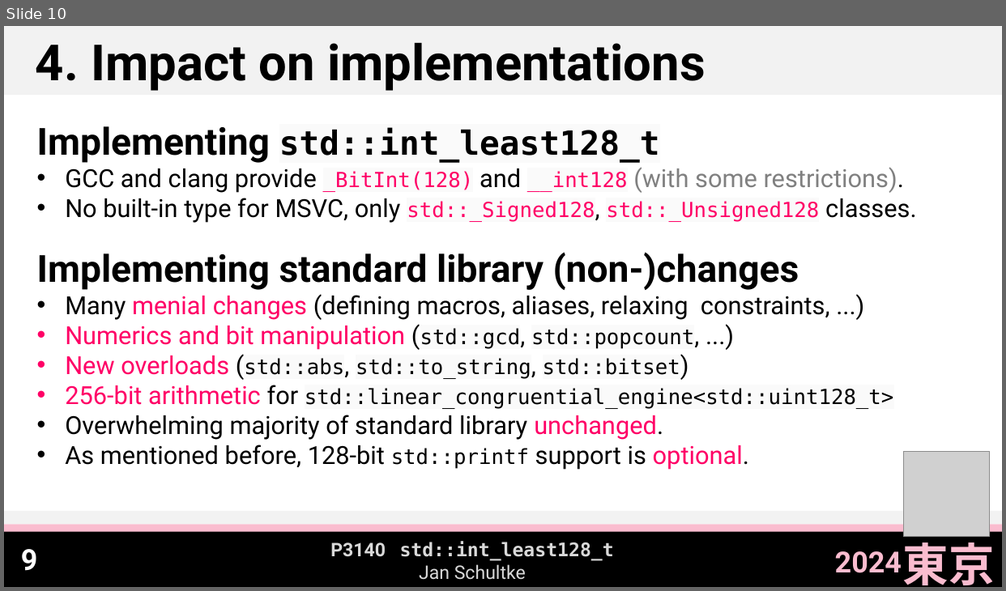
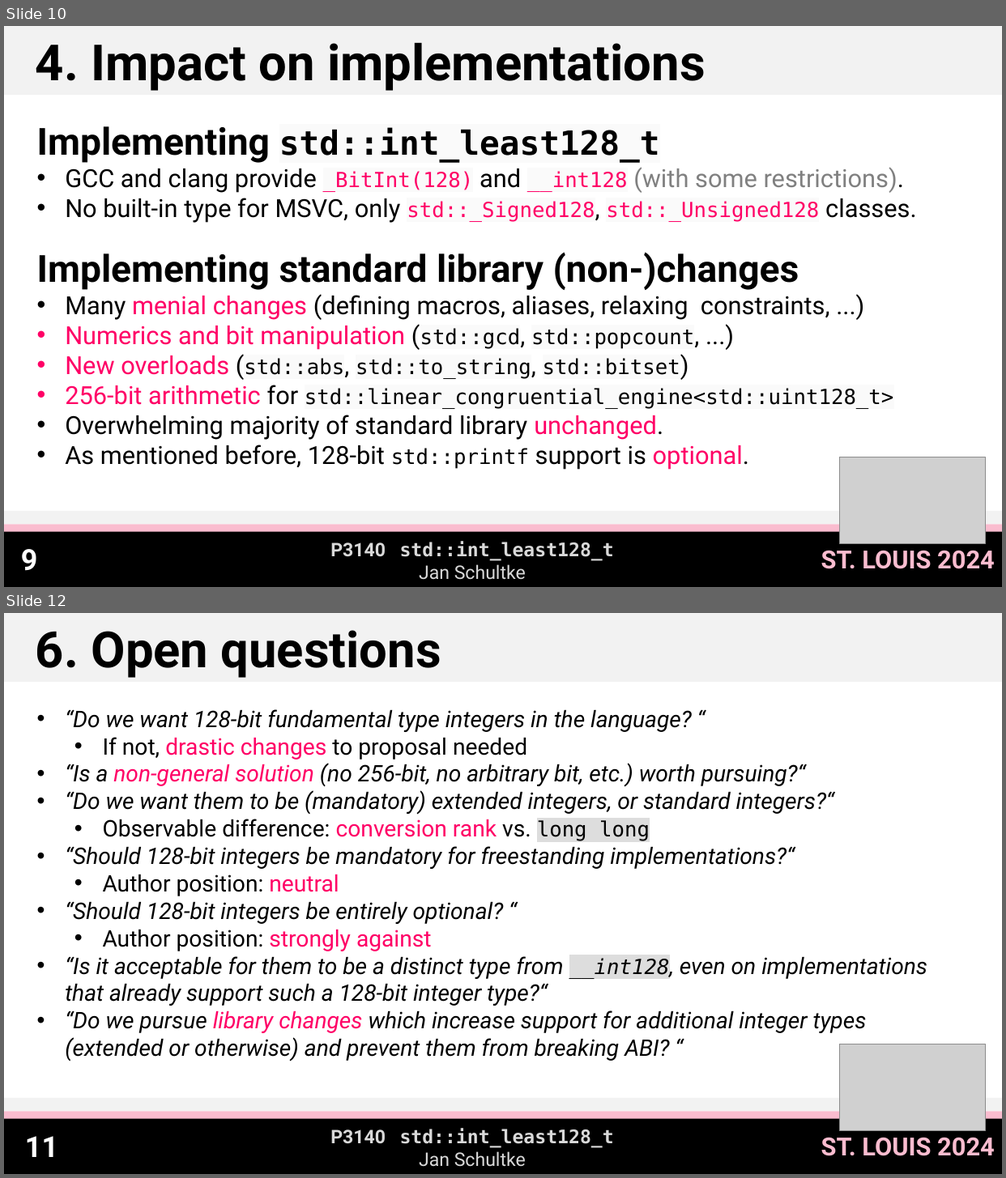
Before and after one commit to Eisenwave/cpp-proposals, a slide deck: slides/p3140-slides.pptx. Shown one above the other, each under a label of ours: slide 10 before the commit, slides 10 and 12 after it; the slides between them are not shown. The pictures are 1006x591 and 1006x1178 pixels, drawn with LibreOffice and Linux fonts; fonts in the diff are those of the drawing; grey boxes stand for pictures. Boxes give left, top, right and bottom in pixels: in the first picture for what was removed or moved away, otherwise in the second. Text is boxed around its words. In the diff, an @@ line names an element or a change of style, - is before the commit and + after.

Commit message:
update P3140 slides for St. Louis

```diff
--- a/slides/p3140-slides.pptx
+++ b/slides/p3140-slides.pptx
@@ slide 12 added at <box>4,613,1002,1174</box>, background #FFFFFF @@
@@ rectangle added at <box>4,613,1002,682</box>, fill #F2F2F2 @@
@@ text added at <box>36,630,441,678</box>, 48 pt, text #000000, bold @@
+6. Open questions
@@ text added at <box>65,709,927,1062</box>, 22 pt, text #000000, italic @@
+• “Do we want 128-bit fundamental type integers in the language? “
+  • If not, drastic changes to proposal needed
+• “Is a non-general solution (no 256-bit, no arbitrary bit, etc.) worth pursuing?“
+• “Do we want them to be (mandatory) extended integers, or standard integers?“
+  • Observable difference: conversion rank vs. long long
+• “Should 128-bit integers be mandatory for freestanding implementations?“
+  • Author position: neutral
+• “Should 128-bit integers be entirely optional? “
+  • Author position: strongly against
+• “Is it acceptable for them to be a distinct type from __int128, even on implementations that already support such a 128-bit integer type?“
+• “Do we pursue library changes which increase support for additional integer types (extended or otherwise) and prevent them from breaking ABI? “
@@ picture added at <box>839,1044,986,1131</box> @@
@@ rectangle added at <box>4,1098,1002,1111</box>, fill #F2F2F2 @@
@@ rectangle added at <box>4,1118,1002,1174</box>, fill #000000 @@
@@ rectangle added at <box>4,1112,1002,1119</box>, fill #FABCCF @@
@@ page number added at <box>25,1136,58,1157</box>, 28 pt, text #FFFFFF, bold @@
+11
@@ text added at <box>330,1128,614,1167</box>, 18 pt, text #D9D9D9, bold @@
+P3140 std::int_least128_t
+Jan Schultke
@@ text added at <box>821,1137,995,1157</box>, 24 pt, text #FABCCF, bold @@
+ST. LOUIS 2024
@@ slide 10 changed as well @@
@@ picture added at <box>839,457,986,544</box> @@
@@ picture removed at <box>904,451,990,537</box> @@
@@ text removed at <box>903,535,995,586</box> @@
-東京
@@ text at <box>821,550,995,570</box>: text changed; size 28 to 24 pt @@
-2024
+ST. LOUIS 2024
```
Also in this commit, not shown: 11 other slides changed, 2 other files.
